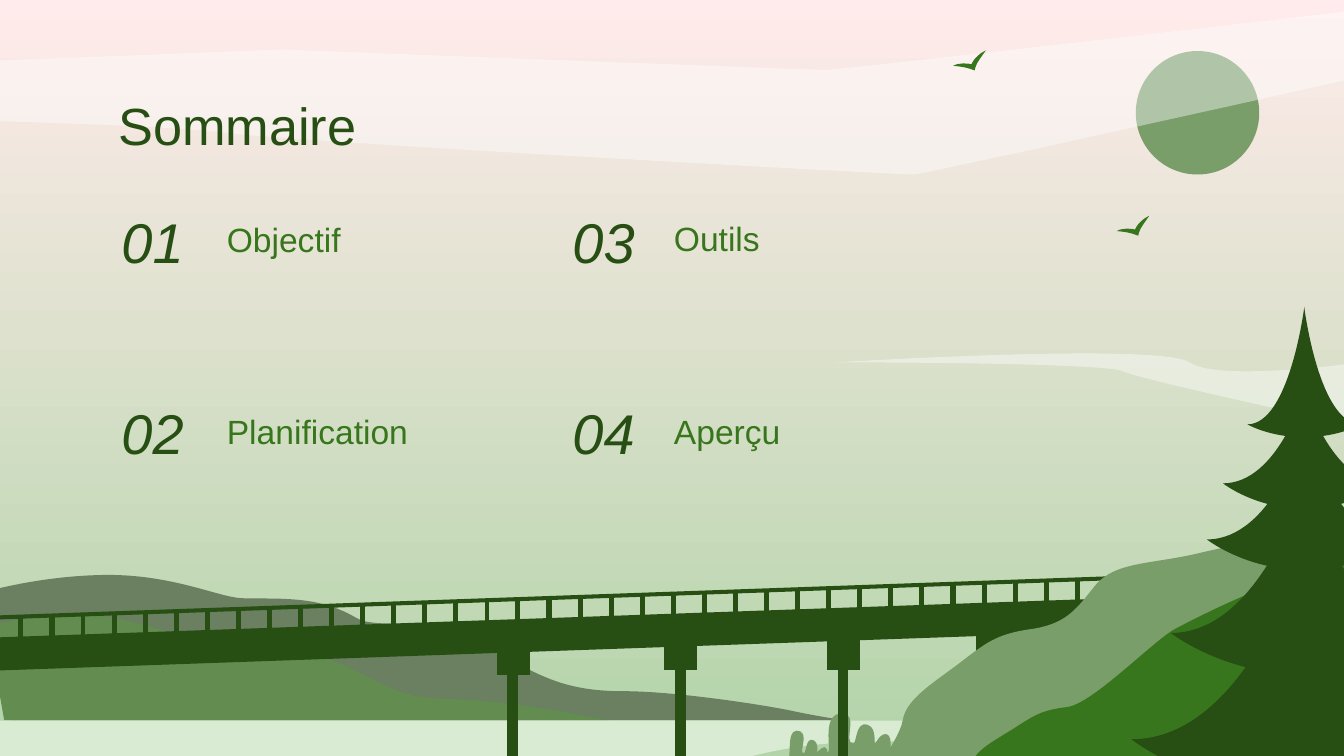
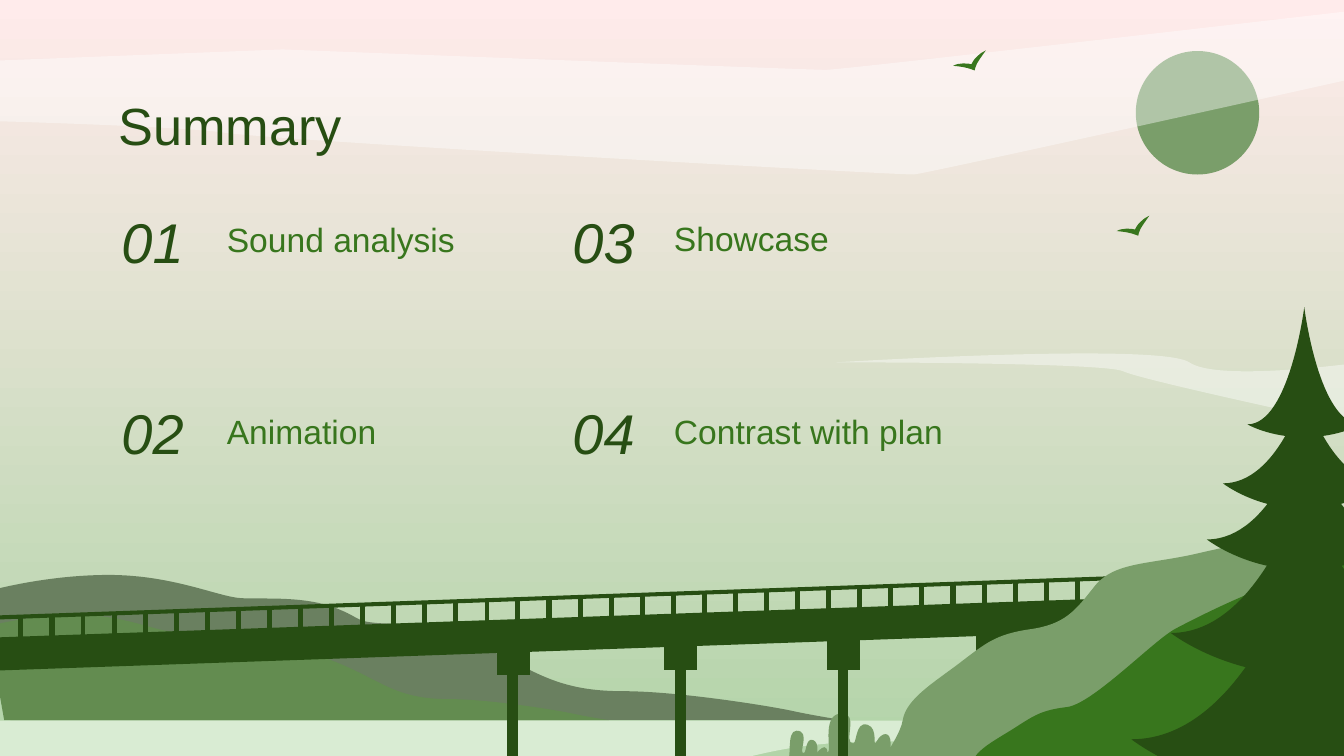
Before and after one commit to Smoother19/MusicAnimation, a slide deck: slide 2 of docs/presentation/PresProto.pptx. Drawn at 1344x756 pixels with LibreOffice and Linux fonts; fonts in the diff are those of the drawing. Boxes give left, top, right and bottom in pixels: in the first picture for what was removed or moved away, otherwise in the second. Text is boxed around its words. In the diff, an @@ line names an element or a change of style, - is before the commit and + after.

```diff
--- a/docs/presentation/PresProto.pptx
+++ b/docs/presentation/PresProto.pptx
@@ title at box(118, 108, 341, 155): text changed @@
-Sommaire
+Summary
@@ subtitle at box(227, 227, 454, 258): text changed @@
-Objectif
+Sound analysis
@@ subtitle at box(674, 226, 829, 252): text changed @@
-Outils
+Showcase
@@ subtitle at box(227, 419, 376, 445): text changed @@
-Planification
+Animation
@@ subtitle at box(674, 419, 943, 450): text changed @@
-Aperçu
+Contrast with plan
```
Also in this commit, not shown: 2 other slides changed, 7 slides added, 1 slide removed.
